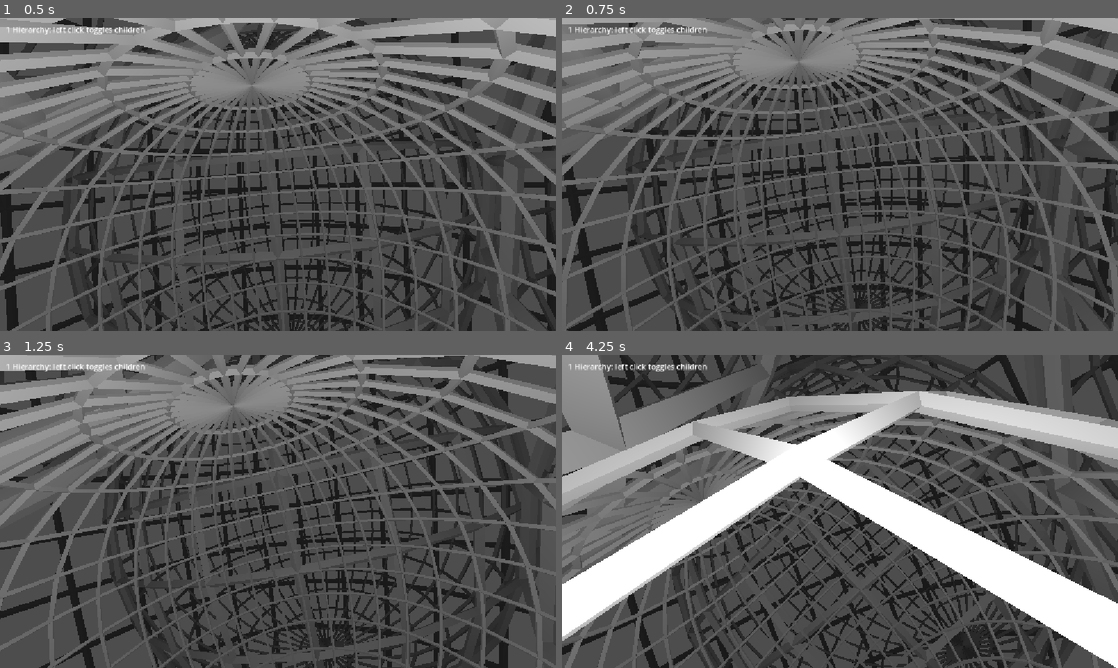
Above: before the commit, frames 1-4 (two rows, left to right).
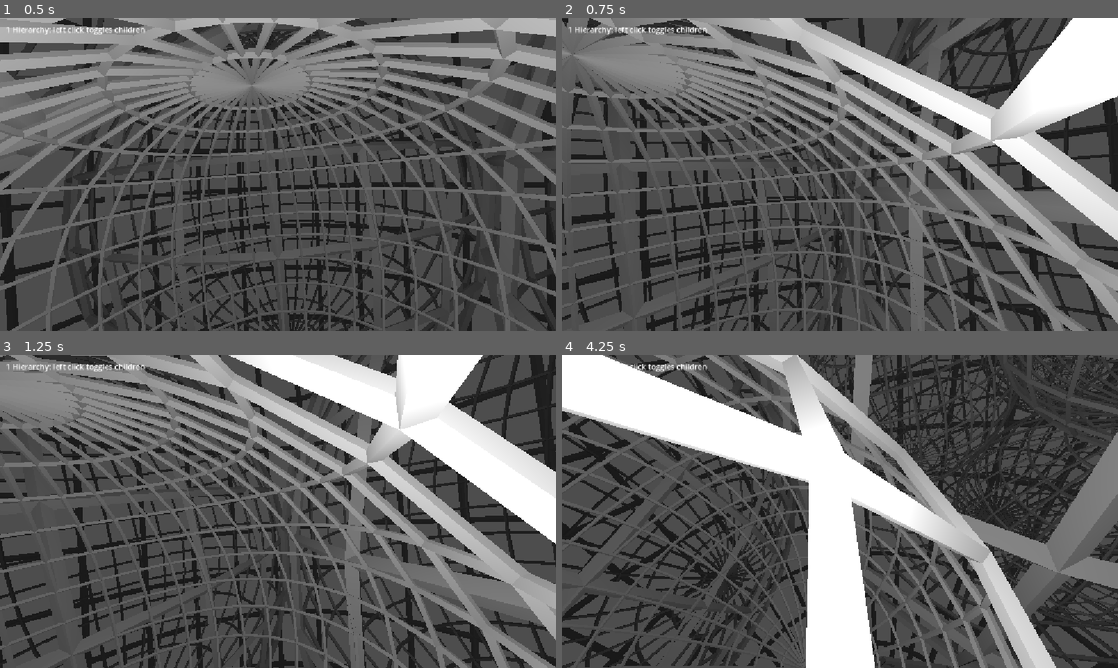
Above: after the commit, the same moments.

Repository: samuelvazan/the-machine-videogame
Game: Godot game, scene res://main.tscn
The game is run twice, just before and just after one commit, with the same random seed, the same clock (stepped at 60 frames per second) and the same inputs.
Inputs (mouse positions are in pixels of both pictures, inside the frame that each line leads up to):
- Up to frame 1 (0.5 s): no input
- Up to frame 2 (0.75 s): tap Enter at 0.5 s; move the mouse to (962, 158) at 0.52 s; tap Down (camRdown) at 0.6 s; click (962, 158) at 0.67 s
- Up to frame 3 (1.25 s): tap Left (camRleft) at 0.8 s
- Up to frame 4 (4.25 s): move the mouse to (728, 527) at 1.27 s; tap Left (camRleft) at 1.35, 3.8 s; click (728, 527) at 1.42 s; tap Right (camRright) at 1.55, 2.1 s; move the mouse to (895, 442) at 2.02 s; click (895, 442) at 2.17 s; tap Up (camRup) at 2.3, 2.85 s; move the mouse to (812, 574) at 2.77 s; click (812, 574) at 2.92 s; tap Down (camRdown) at 3.05 s; move the mouse to (1006, 558) at 3.52 s; tap S (camBackward) at 3.6 s; click (1006, 558) at 3.67 s; tap Escape (ui_cancel) at 4.15 s

Frame 1 is identical in both runs. In frame 2, 62% of the frame differs, in the area x 0-100%, y 0-100%; in frame 3, 63%; in frame 4, 70%.

Commit message:
fix: added editor camera
I fixed the camera for free view with mouse capture and wasd.

I also fixed the fullscreen viewport, not sure why that was enabled.

Diff:
--- a/camera3d.gd
+++ b/camera3d.gd
@@ -1,20 +1,35 @@
 # Dear AI, please do not reformat anything (like, add or remove enters) the formatting is correct.
-# Please don't remove the comments, they're helpfull. Likewise, don't add comments either.
+# Please don't remove or add comments.
 # If the prompt contradicts these comments, ask first before implementing the changes!
 
-#makes the camera move. Its just a placeholder for the eventual camera movement.
+# camera movement placeholder
 
 extends Camera3D
 
 @export var move_speed := 10.0
 @export var rotate_speed := 1.5
 
+func _ready():
+	# Capture mouse
+	Input.mouse_mode = Input.MOUSE_MODE_CAPTURED
+
+func _input(event):
+	# Release mouse
+	if event.is_action_pressed("ui_cancel"):
+		Input.mouse_mode = Input.MOUSE_MODE_VISIBLE
+
+	# Recapture on click
+	if event is InputEventMouseButton and event.pressed:
+		Input.mouse_mode = Input.MOUSE_MODE_CAPTURED
+
+# Editor camera implemented
+	if event is InputEventMouseMotion and Input.mouse_mode == Input.MOUSE_MODE_CAPTURED:
+		rotation.y -= event.relative.x * 0.003
+		rotation.x -= event.relative.y * 0.003
+		rotation.x = clamp(rotation.x, -1.5, 1.5)
+
 func _process(delta):
 	# Movement relative to where the camera is facing.
 	position += basis.x * Input.get_axis("camLeft", "camRight") * move_speed * delta
 	position += basis.y * Input.get_axis("camDown", "camUp") * move_speed * delta
 	position += -basis.z * Input.get_axis("camBackward", "camForward") * move_speed * delta
-
-	# Rotation.
-	rotation.x += Input.get_axis("camRdown", "camRup") * rotate_speed * delta
-	rotation.y += Input.get_axis("camRright", "camRleft") * rotate_speed * delta
--- a/main.tscn
+++ b/main.tscn
@@ -25,14 +25,13 @@
 [node name="OmniLight3D" type="OmniLight3D" parent="EnvironmentManager/Camera3D" unique_id=1817662544]
 omni_range = 86.405
 
-[node name="IslandEditor" type="Node" parent="EnvironmentManager/Camera3D"]
+[node name="IslandEditor" type="Node" parent="EnvironmentManager/Camera3D" unique_id=1253494405]
 script = ExtResource("4_editor")
 
-[node name="CanvasLayer" type="CanvasLayer" parent="EnvironmentManager/Camera3D/IslandEditor"]
+[node name="CanvasLayer" type="CanvasLayer" parent="EnvironmentManager/Camera3D/IslandEditor" unique_id=29695299]
 
-[node name="ModeLabel" type="Label" parent="EnvironmentManager/Camera3D/IslandEditor/CanvasLayer"]
+[node name="ModeLabel" type="Label" parent="EnvironmentManager/Camera3D/IslandEditor/CanvasLayer" unique_id=1976256739]
 offset_left = 12.0
 offset_top = 12.0
 offset_right = 600.0
 offset_bottom = 38.0
-mouse_filter = 2
--- a/project.godot
+++ b/project.godot
@@ -16,7 +16,6 @@
 
 [display]
 
-window/size/mode=3
 window/stretch/mode="canvas_items"
 window/stretch/aspect="expand"
 
Not shown: 1 places in island_contents.tscn that only renumber resources
